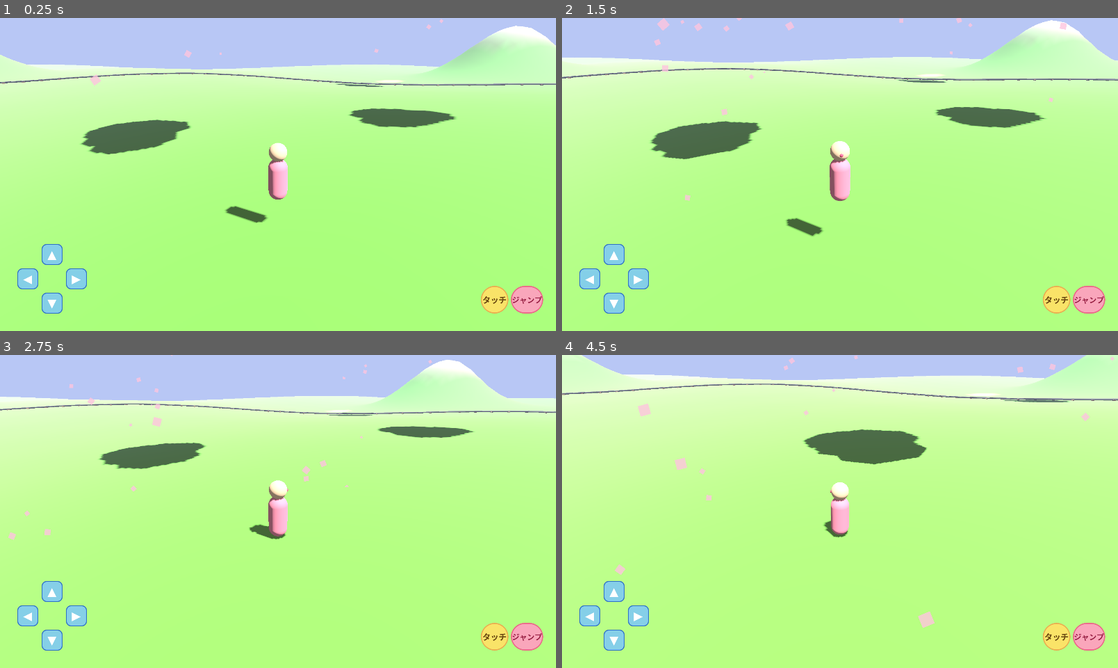
Above: before the commit, frames 1-4 (two rows, left to right).
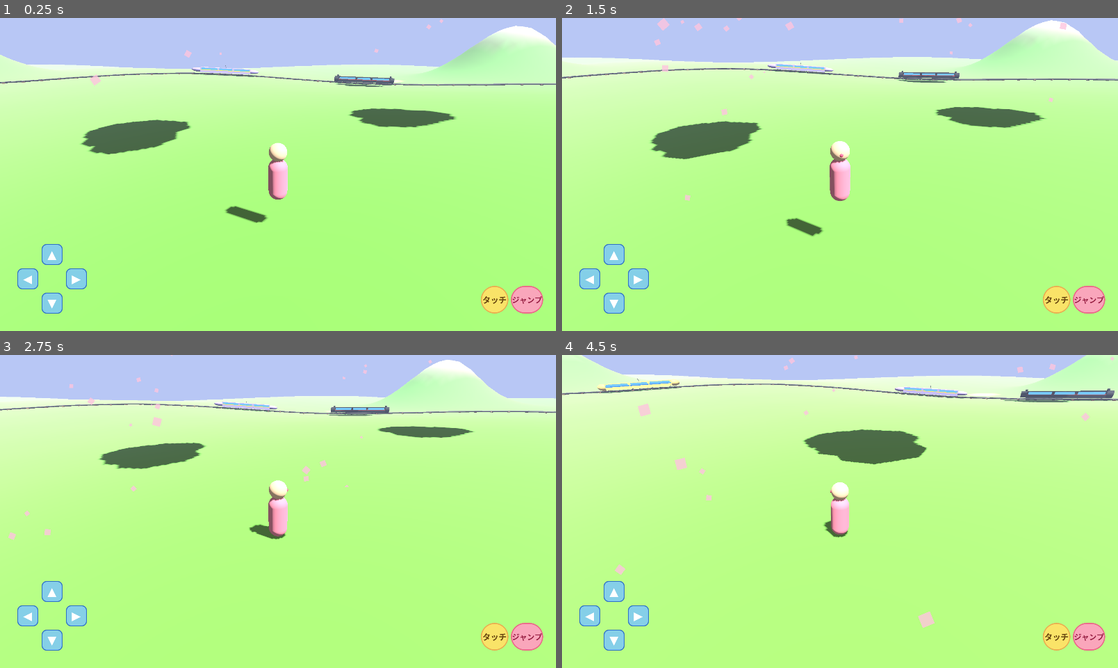
Above: after the commit, the same moments.

Repository: fanxingjudao-boop/shinkansen-world-godot
Game: Godot game, scene res://scenes/Main.tscn
Same seed, same stepped clock (60 frames per second), same inputs: the game is played once before the commit and once after it.
Inputs:
- Up to frame 1 (0.25 s): no input
- Up to frame 2 (1.5 s): tap Enter at 0.5, 1.35 s; hold D (move_right) 0.53-1.28 s; tap E (interact) at 0.6 s; tap Space (jump) at 0.77 s; hold S (move_back) from 1.28 s (still down)
- Up to frame 3 (2.75 s): tap Space (jump) at 1.52 s; release S (move_back) at 2.03 s; hold D (move_right) from 2.03 s (still down); tap E (interact) at 2.1 s
- Up to frame 4 (4.5 s): release D (move_right) at 2.78 s; hold W (move_forward) 2.78-3.53 s; tap Enter at 2.85, 4.35 s; tap Space (jump) at 3.02, 3.77 s; hold A (move_left) from 3.53 s (still down); tap E (interact) at 3.6 s

The runs differ from the first frame. In frame 1, 0.5% of the frame differs, in the area x 34-71%, y 15-22%; in frame 2, 0.5%; in frame 3, 0.4%; in frame 4, 1.1%, in the area x 6-100%, y 7-15%.

Commit message:
Phase 2-1 + 2-2 + 2-3: 9 編成の新幹線が線路を走る
- scripts/entities/train_data.gd: class_name TrainData extends Resource
  9 項目を @export(display_name, slug, body_color, accent_color,
  speed, nose_type, has_pantograph, has_steam, initial_t)
- scripts/entities/train.gd: 列車本体
  _ready で Railway の Path3D を取得 → PathFollow3D を動的 add_child
  _process で t を進めて progress_ratio 更新
  _build_visual で 3 両編成(LeadCar + MidCar + TailCar)+ 各パーツ
  (本体 BoxMesh / アクセント帯 / 窓帯 unshaded / 車輪 4 個 /
   ノーズ sharp/rounded/steam / ヘッドライト emission / パンタグラフ)
- scenes/entities/Train.tscn: Node3D + train.gd だけ
- resources/train_data/*.tres: 9 編成
  hayabusa / komachi / kagayaki / n700 / doctor_yellow /
  tsubasa / tsubame / sl_hitoyoshi / e235_yamanote
  Three.js プロトタイプの色・速度・配置をそのまま移植
- scenes/Main.tscn: Trains (Node3D) 追加、9 編成インスタンス
  各 train_data + railway_path を override
- scripts/world/railway.gd: get_track_path() 公開 API 追加

設計判断:
- データ駆動(新編成追加は .tres 1 つ作るだけ)
- 9 編成すべてが同じ Railway.Path3D を共有
- 窓は UNSHADED(夜でも水色)、本体は shaded
- 衝突なし(子供の悲しみ回避)

範囲外(今回は実装せず):
- Phase 2-4 駅停車(Phase 3 駅と同時)
- Phase 2-5 乗車(UI 大改修)
- SL 蒸気 / 夜間ヘッドライト / 車輪回転 / パンタ上下(Phase 4)

Co-Authored-By: Claude Opus 4.7 (1M context) <noreply@anthropic.com>

Diff:
--- /dev/null
+++ b/resources/train_data/doctor_yellow.tres
@@ -0,0 +1,15 @@
+[gd_resource type="Resource" script_class="TrainData" load_steps=2 format=3 uid="uid://btraindata00005"]
+
+[ext_resource type="Script" path="res://scripts/entities/train_data.gd" id="1_td"]
+
+[resource]
+script = ExtResource("1_td")
+display_name = "どくたーいえろー"
+slug = "doctor_yellow"
+body_color = Color(1.0, 0.878, 0.4, 1)
+accent_color = Color(0.0, 0.4, 0.8, 1)
+speed = 0.09
+nose_type = "rounded"
+has_pantograph = true
+has_steam = false
+initial_t = 3.6
--- /dev/null
+++ b/resources/train_data/e235_yamanote.tres
@@ -0,0 +1,15 @@
+[gd_resource type="Resource" script_class="TrainData" load_steps=2 format=3 uid="uid://btraindata00009"]
+
+[ext_resource type="Script" path="res://scripts/entities/train_data.gd" id="1_td"]
+
+[resource]
+script = ExtResource("1_td")
+display_name = "やまのてせん"
+slug = "e235_yamanote"
+body_color = Color(0.71, 0.91, 0.325, 1)
+accent_color = Color(1, 1, 1, 1)
+speed = 0.15
+nose_type = "rounded"
+has_pantograph = true
+has_steam = false
+initial_t = 3.0
--- /dev/null
+++ b/resources/train_data/hayabusa.tres
@@ -0,0 +1,15 @@
+[gd_resource type="Resource" script_class="TrainData" load_steps=2 format=3 uid="uid://btraindata00001"]
+
+[ext_resource type="Script" path="res://scripts/entities/train_data.gd" id="1_td"]
+
+[resource]
+script = ExtResource("1_td")
+display_name = "はやぶさ"
+slug = "hayabusa"
+body_color = Color(0.0, 0.6, 0.267, 1)
+accent_color = Color(1.0, 0.42, 0.604, 1)
+speed = 0.13
+nose_type = "sharp"
+has_pantograph = true
+has_steam = false
+initial_t = 0.0
--- /dev/null
+++ b/resources/train_data/kagayaki.tres
@@ -0,0 +1,15 @@
+[gd_resource type="Resource" script_class="TrainData" load_steps=2 format=3 uid="uid://btraindata00003"]
+
+[ext_resource type="Script" path="res://scripts/entities/train_data.gd" id="1_td"]
+
+[resource]
+script = ExtResource("1_td")
+display_name = "かがやき"
+slug = "kagayaki"
+body_color = Color(0.98, 0.98, 0.98, 1)
+accent_color = Color(0.788, 0.643, 0.302, 1)
+speed = 0.14
+nose_type = "sharp"
+has_pantograph = true
+has_steam = false
+initial_t = 1.8
--- /dev/null
+++ b/resources/train_data/komachi.tres
@@ -0,0 +1,15 @@
+[gd_resource type="Resource" script_class="TrainData" load_steps=2 format=3 uid="uid://btraindata00002"]
+
+[ext_resource type="Script" path="res://scripts/entities/train_data.gd" id="1_td"]
+
+[resource]
+script = ExtResource("1_td")
+display_name = "こまち"
+slug = "komachi"
+body_color = Color(1.0, 0.333, 0.467, 1)
+accent_color = Color(1, 1, 1, 1)
+speed = 0.11
+nose_type = "sharp"
+has_pantograph = true
+has_steam = false
+initial_t = 0.9
--- /dev/null
+++ b/resources/train_data/n700.tres
@@ -0,0 +1,15 @@
+[gd_resource type="Resource" script_class="TrainData" load_steps=2 format=3 uid="uid://btraindata00004"]
+
+[ext_resource type="Script" path="res://scripts/entities/train_data.gd" id="1_td"]
+
+[resource]
+script = ExtResource("1_td")
+display_name = "エヌななひゃく"
+slug = "n700"
+body_color = Color(1, 1, 1, 1)
+accent_color = Color(0.0, 0.4, 0.8, 1)
+speed = 0.12
+nose_type = "rounded"
+has_pantograph = true
+has_steam = false
+initial_t = 2.7
--- /dev/null
+++ b/resources/train_data/sl_hitoyoshi.tres
@@ -0,0 +1,15 @@
+[gd_resource type="Resource" script_class="TrainData" load_steps=2 format=3 uid="uid://btraindata00008"]
+
+[ext_resource type="Script" path="res://scripts/entities/train_data.gd" id="1_td"]
+
+[resource]
+script = ExtResource("1_td")
+display_name = "えすえるひとよし"
+slug = "sl_hitoyoshi"
+body_color = Color(0.1, 0.1, 0.1, 1)
+accent_color = Color(0.753, 0.224, 0.169, 1)
+speed = 0.07
+nose_type = "steam"
+has_pantograph = false
+has_steam = true
+initial_t = 5.0
--- /dev/null
+++ b/resources/train_data/tsubame.tres
@@ -0,0 +1,15 @@
+[gd_resource type="Resource" script_class="TrainData" load_steps=2 format=3 uid="uid://btraindata00007"]
+
+[ext_resource type="Script" path="res://scripts/entities/train_data.gd" id="1_td"]
+
+[resource]
+script = ExtResource("1_td")
+display_name = "つばめ"
+slug = "tsubame"
+body_color = Color(0.133, 0.133, 0.267, 1)
+accent_color = Color(0.788, 0.643, 0.302, 1)
+speed = 0.13
+nose_type = "sharp"
+has_pantograph = true
+has_steam = false
+initial_t = 1.4
--- /dev/null
+++ b/resources/train_data/tsubasa.tres
@@ -0,0 +1,15 @@
+[gd_resource type="Resource" script_class="TrainData" load_steps=2 format=3 uid="uid://btraindata00006"]
+
+[ext_resource type="Script" path="res://scripts/entities/train_data.gd" id="1_td"]
+
+[resource]
+script = ExtResource("1_td")
+display_name = "つばさ"
+slug = "tsubasa"
+body_color = Color(0.71, 0.643, 1.0, 1)
+accent_color = Color(1.0, 0.843, 0.0, 1)
+speed = 0.10
+nose_type = "sharp"
+has_pantograph = true
+has_steam = false
+initial_t = 4.5
--- a/scenes/Main.tscn
+++ b/scenes/Main.tscn
@@ -10,6 +10,16 @@
 [ext_resource type="PackedScene" path="res://scenes/world/Clouds.tscn" id="8_clouds"]
 [ext_resource type="PackedScene" path="res://scenes/world/Stars.tscn" id="9_stars"]
 [ext_resource type="PackedScene" path="res://scenes/fx/CherryPetals.tscn" id="10_petals"]
+[ext_resource type="PackedScene" path="res://scenes/entities/Train.tscn" id="11_train"]
+[ext_resource type="Resource" path="res://resources/train_data/hayabusa.tres" id="12_hayabusa"]
+[ext_resource type="Resource" path="res://resources/train_data/komachi.tres" id="13_komachi"]
+[ext_resource type="Resource" path="res://resources/train_data/kagayaki.tres" id="14_kagayaki"]
+[ext_resource type="Resource" path="res://resources/train_data/n700.tres" id="15_n700"]
+[ext_resource type="Resource" path="res://resources/train_data/doctor_yellow.tres" id="16_drycr"]
+[ext_resource type="Resource" path="res://resources/train_data/tsubasa.tres" id="17_tsbsa"]
+[ext_resource type="Resource" path="res://resources/train_data/tsubame.tres" id="18_tsbme"]
+[ext_resource type="Resource" path="res://resources/train_data/sl_hitoyoshi.tres" id="19_sl"]
+[ext_resource type="Resource" path="res://resources/train_data/e235_yamanote.tres" id="20_e235"]
 
 [sub_resource type="Environment" id="Environment_main"]
 background_mode = 1
@@ -44,6 +54,44 @@
 [node name="Railway" parent="." instance=ExtResource("6_railway")]
 terrain_path = NodePath("../Terrain")
 
+[node name="Trains" type="Node3D" parent="."]
+
+[node name="Hayabusa" parent="Trains" instance=ExtResource("11_train")]
+train_data = ExtResource("12_hayabusa")
+railway_path = NodePath("../../Railway/TrackPath")
+
+[node name="Komachi" parent="Trains" instance=ExtResource("11_train")]
+train_data = ExtResource("13_komachi")
+railway_path = NodePath("../../Railway/TrackPath")
+
+[node name="Kagayaki" parent="Trains" instance=ExtResource("11_train")]
+train_data = ExtResource("14_kagayaki")
+railway_path = NodePath("../../Railway/TrackPath")
+
+[node name="N700" parent="Trains" instance=ExtResource("11_train")]
+train_data = ExtResource("15_n700")
+railway_path = NodePath("../../Railway/TrackPath")
+
+[node name="DoctorYellow" parent="Trains" instance=ExtResource("11_train")]
+train_data = ExtResource("16_drycr")
+railway_path = NodePath("../../Railway/TrackPath")
+
+[node name="Tsubasa" parent="Trains" instance=ExtResource("11_train")]
+train_data = ExtResource("17_tsbsa")
+railway_path = NodePath("../../Railway/TrackPath")
+
+[node name="Tsubame" parent="Trains" instance=ExtResource("11_train")]
+train_data = ExtResource("18_tsbme")
+railway_path = NodePath("../../Railway/TrackPath")
+
+[node name="SLHitoyoshi" parent="Trains" instance=ExtResource("11_train")]
+train_data = ExtResource("19_sl")
+railway_path = NodePath("../../Railway/TrackPath")
+
+[node name="E235Yamanote" parent="Trains" instance=ExtResource("11_train")]
+train_data = ExtResource("20_e235")
+railway_path = NodePath("../../Railway/TrackPath")
+
 [node name="Clouds" parent="." instance=ExtResource("8_clouds")]
 
 [node name="Stars" parent="." instance=ExtResource("9_stars")]
--- /dev/null
+++ b/scenes/entities/Train.tscn
@@ -0,0 +1,6 @@
+[gd_scene load_steps=2 format=3 uid="uid://btrainentity01"]
+
+[ext_resource type="Script" path="res://scripts/entities/train.gd" id="1_train"]
+
+[node name="Train" type="Node3D"]
+script = ExtResource("1_train")
--- /dev/null
+++ b/scripts/entities/train.gd
@@ -0,0 +1,270 @@
+extends Node3D
+
+# class_name は Godot エディタが project をスキャンするまで CLI で
+# 認識されないため preload 両対応
+const TrainData = preload("res://scripts/entities/train_data.gd")
+
+# 列車本体スクリプト。
+# - _ready で railway の Path3D を取得し、PathFollow3D を動的に add_child
+# - _process で楕円パラメータ t を進めて PathFollow3D の progress_ratio を更新
+# - 見た目は train_data に応じてスクリプトで全部組み立て
+#
+# 設計方針: ロジック層と Godot 操作層を分離(player.gd 等と同じパターン)
+
+@export var train_data: TrainData
+@export var railway_path: NodePath
+
+# === 車両構成定数 ===
+const LEAD_LENGTH: float = 5.5
+const MID_LENGTH: float = 4.5
+const CAR_WIDTH: float = 1.9
+const CAR_HEIGHT: float = 1.5
+const ACCENT_BAND_HEIGHT: float = 0.25
+const WINDOW_BAND_HEIGHT: float = 0.5
+const WHEEL_RADIUS: float = 0.32
+const WHEEL_HEIGHT_OFFSET: float = -0.5
+const WINDOW_COLOR: Color = Color(0.4, 0.8, 1.0)  # #66ccff
+const WHEEL_COLOR: Color = Color(0.13, 0.13, 0.13)
+const HEADLIGHT_COLOR: Color = Color(1.0, 1.0, 0.8)
+
+var _path_follow: PathFollow3D
+var _t: float = 0.0
+
+
+func _ready() -> void:
+	if train_data == null:
+		push_warning("[Train] train_data が未設定")
+		return
+	if railway_path.is_empty():
+		push_warning("[Train] railway_path が未設定")
+		return
+	var path_node := get_node_or_null(railway_path) as Path3D
+	if path_node == null:
+		push_warning("[Train] railway_path の参照先が Path3D でない")
+		return
+	_t = train_data.initial_t
+	_path_follow = PathFollow3D.new()
+	_path_follow.loop = true
+	_path_follow.rotation_mode = PathFollow3D.ROTATION_ORIENTED
+	var visual := _build_visual()
+	_path_follow.add_child(visual)
+	path_node.add_child(_path_follow)
+	_update_progress()
+
+
+func _process(delta: float) -> void:
+	if _path_follow == null or train_data == null:
+		return
+	_t = fmod(_t + train_data.speed * delta, TAU)
+	_update_progress()
+
+
+# === ロジック層 ===
+
+func _update_progress() -> void:
+	if _path_follow:
+		_path_follow.progress_ratio = _t / TAU
+
+
+# === メッシュ構築(Godot 操作層) ===
+
+func _build_visual() -> Node3D:
+	var root := Node3D.new()
+	# PathFollow3D ローカル座標: -Z が進行方向(先頭)、+Z が後方(末尾)
+	var lead := _build_car(LEAD_LENGTH, "lead")
+	lead.position = Vector3(0, 1.1, -(LEAD_LENGTH * 0.5 + MID_LENGTH * 0.5))
+	root.add_child(lead)
+
+	var mid := _build_car(MID_LENGTH, "mid")
+	mid.position = Vector3(0, 1.1, 0)
+	root.add_child(mid)
+
+	var tail := _build_car(LEAD_LENGTH, "tail")
+	tail.position = Vector3(0, 1.1, LEAD_LENGTH * 0.5 + MID_LENGTH * 0.5)
+	tail.rotate_y(PI)  # 末尾は逆向き
+	root.add_child(tail)
+
+	return root
+
+
+func _build_car(car_len: float, role: String) -> Node3D:
+	var car := Node3D.new()
+
+	# 本体(BoxMesh)
+	var body_mesh := BoxMesh.new()
+	body_mesh.size = Vector3(CAR_WIDTH, CAR_HEIGHT, car_len)
+	var body_mi := MeshInstance3D.new()
+	body_mi.mesh = body_mesh
+	body_mi.material_override = _make_material(train_data.body_color, 0.5)
+	car.add_child(body_mi)
+
+	# アクセント帯
+	var accent_mesh := BoxMesh.new()
+	accent_mesh.size = Vector3(CAR_WIDTH + 0.05, ACCENT_BAND_HEIGHT, car_len - 0.2)
+	var accent_mi := MeshInstance3D.new()
+	accent_mi.mesh = accent_mesh
+	accent_mi.material_override = _make_material(train_data.accent_color, 0.4)
+	accent_mi.position = Vector3(0, 0.05, 0)
+	car.add_child(accent_mi)
+
+	# 窓帯(unshaded 水色)
+	var window_mesh := BoxMesh.new()
+	window_mesh.size = Vector3(CAR_WIDTH + 0.06, WINDOW_BAND_HEIGHT, car_len - 0.6)
+	var window_mi := MeshInstance3D.new()
+	window_mi.mesh = window_mesh
+	window_mi.material_override = _make_unshaded_material(WINDOW_COLOR)
+	window_mi.position = Vector3(0, 0.35, 0)
+	car.add_child(window_mi)
+
+	# 車輪 4 個
+	var wheel_positions: Array[Vector3] = [
+		Vector3(0.75, WHEEL_HEIGHT_OFFSET, car_len * 0.4),
+		Vector3(-0.75, WHEEL_HEIGHT_OFFSET, car_len * 0.4),
+		Vector3(0.75, WHEEL_HEIGHT_OFFSET, -car_len * 0.4),
+		Vector3(-0.75, WHEEL_HEIGHT_OFFSET, -car_len * 0.4),
+	]
+	for wp in wheel_positions:
+		var wheel := _build_wheel()
+		wheel.position = wp
+		car.add_child(wheel)
+
+	# 役割別パーツ
+	if role == "lead" or role == "tail":
+		_attach_nose_and_headlight(car, car_len)
+	elif role == "mid" and train_data.has_pantograph:
+		_attach_pantograph(car)
+
+	return car
+
+
+func _build_wheel() -> Node3D:
+	var cyl := CylinderMesh.new()
+	cyl.top_radius = WHEEL_RADIUS
+	cyl.bottom_radius = WHEEL_RADIUS
+	cyl.height = 0.18
+	var mi := MeshInstance3D.new()
+	mi.mesh = cyl
+	mi.material_override = _make_material(WHEEL_COLOR, 0.8)
+	# 車輪を横向きに(X 軸方向に回転 90°)
+	mi.rotate_z(PI * 0.5)
+	return mi
+
+
+func _attach_nose_and_headlight(car: Node3D, car_len: float) -> void:
+	# ノーズは先端(-Z 方向)に取り付ける
+	var nose_z: float = -car_len * 0.5 - 0.5
+	var nose := _build_nose(train_data.nose_type)
+	nose.position = Vector3(0, 0.0, nose_z)
+	car.add_child(nose)
+
+	# ヘッドライト(sharp/rounded のみ、steam は省略)
+	if train_data.nose_type != "steam":
+		for x in [-0.5, 0.5]:
+			var hl := SphereMesh.new()
+			hl.radius = 0.15
+			hl.height = 0.3
+			hl.radial_segments = 8
+			hl.rings = 4
+			var hl_mi := MeshInstance3D.new()
+			hl_mi.mesh = hl
+			hl_mi.material_override = _make_emission_material(HEADLIGHT_COLOR)
+			hl_mi.position = Vector3(x, 0.0, nose_z - 0.3)
+			car.add_child(hl_mi)
+
+
+func _build_nose(nose_type: String) -> Node3D:
+	var nose := Node3D.new()
+	if nose_type == "sharp":
+		# SphereMesh を長く尖らせる
+		var sm := SphereMesh.new()
+		sm.radius = 0.9
+		sm.height = 1.8
+		sm.radial_segments = 10
+		sm.rings = 6
+		var mi := MeshInstance3D.new()
+		mi.mesh = sm
+		mi.material_override = _make_material(train_data.body_color, 0.5)
+		mi.scale = Vector3(1.0, 0.7, 2.5)
+		nose.add_child(mi)
+	elif nose_type == "rounded":
+		var sm := SphereMesh.new()
+		sm.radius = 1.0
+		sm.height = 2.0
+		sm.radial_segments = 10
+		sm.rings = 6
+		var mi := MeshInstance3D.new()
+		mi.mesh = sm
+		mi.material_override = _make_material(train_data.body_color, 0.5)
+		mi.scale = Vector3(0.95, 0.85, 1.5)
+		nose.add_child(mi)
+	elif nose_type == "steam":
+		# SL ボディ(横向きの大きな円柱)+ 縦の煙突
+		var body := CylinderMesh.new()
+		body.top_radius = 0.8
+		body.bottom_radius = 0.8
+		body.height = 1.5
+		var body_mi := MeshInstance3D.new()
+		body_mi.mesh = body
+		body_mi.material_override = _make_material(train_data.body_color, 0.8)
+		body_mi.rotate_x(PI * 0.5)  # 横向き
+		nose.add_child(body_mi)
+
+		var stack := CylinderMesh.new()
+		stack.top_radius = 0.25
+		stack.bottom_radius = 0.3
+		stack.height = 0.8
+		var stack_mi := MeshInstance3D.new()
+		stack_mi.mesh = stack
+		stack_mi.material_override = _make_material(train_data.body_color, 0.8)
+		stack_mi.position = Vector3(0, 0.8, 0.3)
+		nose.add_child(stack_mi)
+	return nose
+
+
+func _attach_pantograph(car: Node3D) -> void:
+	var roof_y: float = CAR_HEIGHT * 0.5 + 0.05
+	var base := BoxMesh.new()
+	base.size = Vector3(0.8, 0.04, 0.1)
+	var base_mi := MeshInstance3D.new()
+	base_mi.mesh = base
+	base_mi.material_override = _make_material(WHEEL_COLOR, 0.5)
+	base_mi.position = Vector3(0, roof_y + 0.02, 0)
+	car.add_child(base_mi)
+
+	var arm := CylinderMesh.new()
+	arm.top_radius = 0.04
+	arm.bottom_radius = 0.04
+	arm.height = 0.7
+	var arm_mi := MeshInstance3D.new()
+	arm_mi.mesh = arm
+	arm_mi.material_override = _make_material(WHEEL_COLOR, 0.5)
+	arm_mi.position = Vector3(0, roof_y + 0.4, 0)
+	arm_mi.rotate_x(0.3)
+	car.add_child(arm_mi)
+
+
+# === マテリアル生成 ===
+
+func _make_material(color: Color, roughness: float) -> StandardMaterial3D:
+	var mat := StandardMaterial3D.new()
+	mat.albedo_color = color
+	mat.roughness = roughness
+	mat.metallic = 0.05
+	return mat
+
+
+func _make_unshaded_material(color: Color) -> StandardMaterial3D:
+	var mat := StandardMaterial3D.new()
+	mat.albedo_color = color
+	mat.shading_mode = BaseMaterial3D.SHADING_MODE_UNSHADED
+	return mat
+
+
+func _make_emission_material(color: Color) -> StandardMaterial3D:
+	var mat := StandardMaterial3D.new()
+	mat.albedo_color = color
+	mat.emission_enabled = true
+	mat.emission = color
+	mat.emission_energy_multiplier = 1.5
+	mat.shading_mode = BaseMaterial3D.SHADING_MODE_UNSHADED
+	return mat
--- /dev/null
+++ b/scripts/entities/train_data.gd
@@ -0,0 +1,33 @@
+class_name TrainData
+extends Resource
+
+# 列車の見た目・速度・性能を定義する Resource。
+# 9 編成それぞれ .tres ファイルとして resources/train_data/ に置く。
+# 新編成追加は .tres を 1 つ作るだけ、コード変更不要(データ駆動)。
+
+# 表示名(ひらがな、図鑑用)
+@export var display_name: String = ""
+
+# 内部識別子(英数字、デバッグ用)
+@export var slug: String = ""
+
+# 車体メインカラー
+@export var body_color: Color = Color.WHITE
+
+# アクセントライン色(帯)
+@export var accent_color: Color = Color.WHITE
+
+# 楕円トラック上の最高速度(t を 1 秒あたりどれだけ進めるか、ラジアン/秒換算でない単位)
+@export var speed: float = 0.1
+
+# ノーズの形状: "sharp"(尖鋭)/ "rounded"(丸い)/ "steam"(SL の煙突)
+@export var nose_type: String = "sharp"
+
+# パンタグラフを持つか(電気機関車は true、SL は false)
+@export var has_pantograph: bool = true
+
+# 蒸気エフェクトを持つか(SL のみ true、Phase 2 後で実装)
+@export var has_steam: bool = false
+
+# 楕円上の初期位置(0..TAU 単位)。9 編成で重ならないように分散させる
+@export var initial_t: float = 0.0
--- a/scripts/world/railway.gd
+++ b/scripts/world/railway.gd
@@ -39,6 +39,11 @@
 	_build_track_path()
 	_build_rails()
 	_build_ties()
+
+
+# 公開 API: 楕円トラックの Path3D ノードを返す(Train が PathFollow3D を add_child するため)
+func get_track_path() -> Path3D:
+	return _track_path
 
 
 # === ロジック層(static、純粋関数) ===
Not shown: 1 places in scenes/Main.tscn that only renumber resources
Not shown, changed: changelog.md
Not shown, changed: docs/HANDOFF.md
